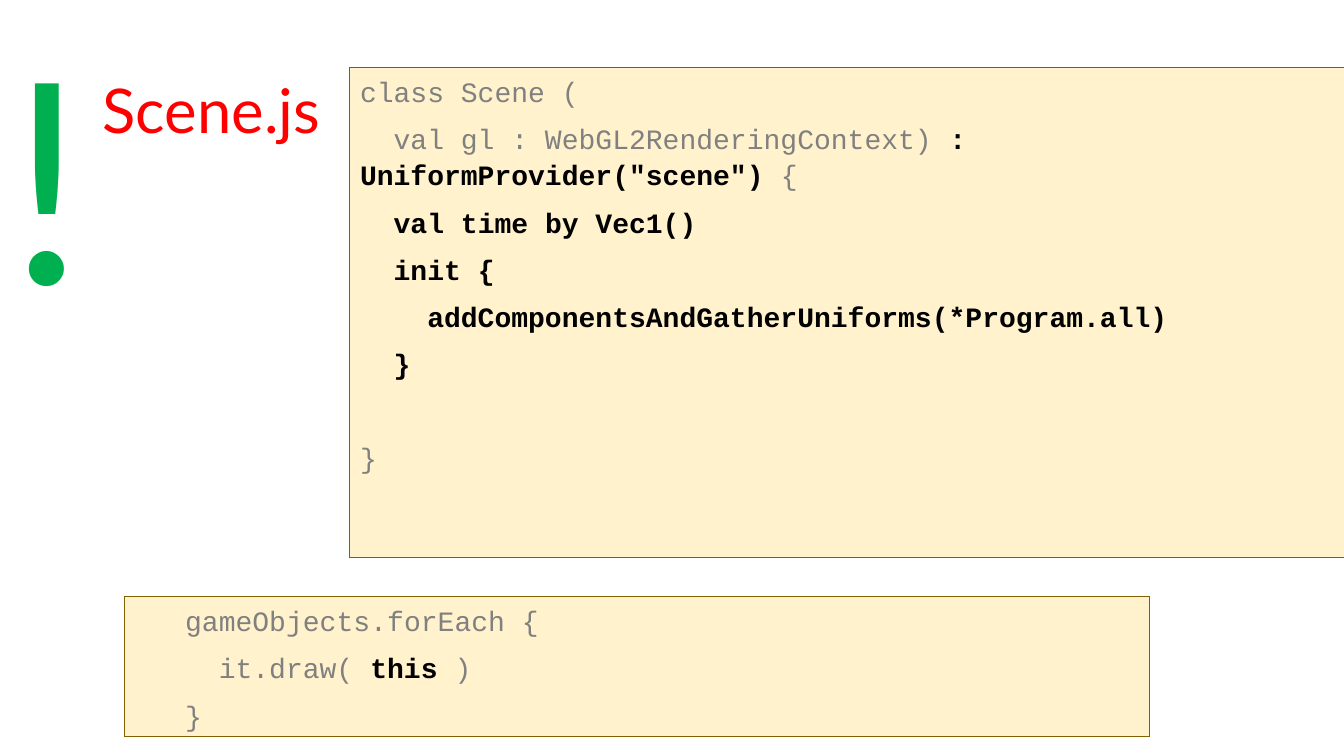
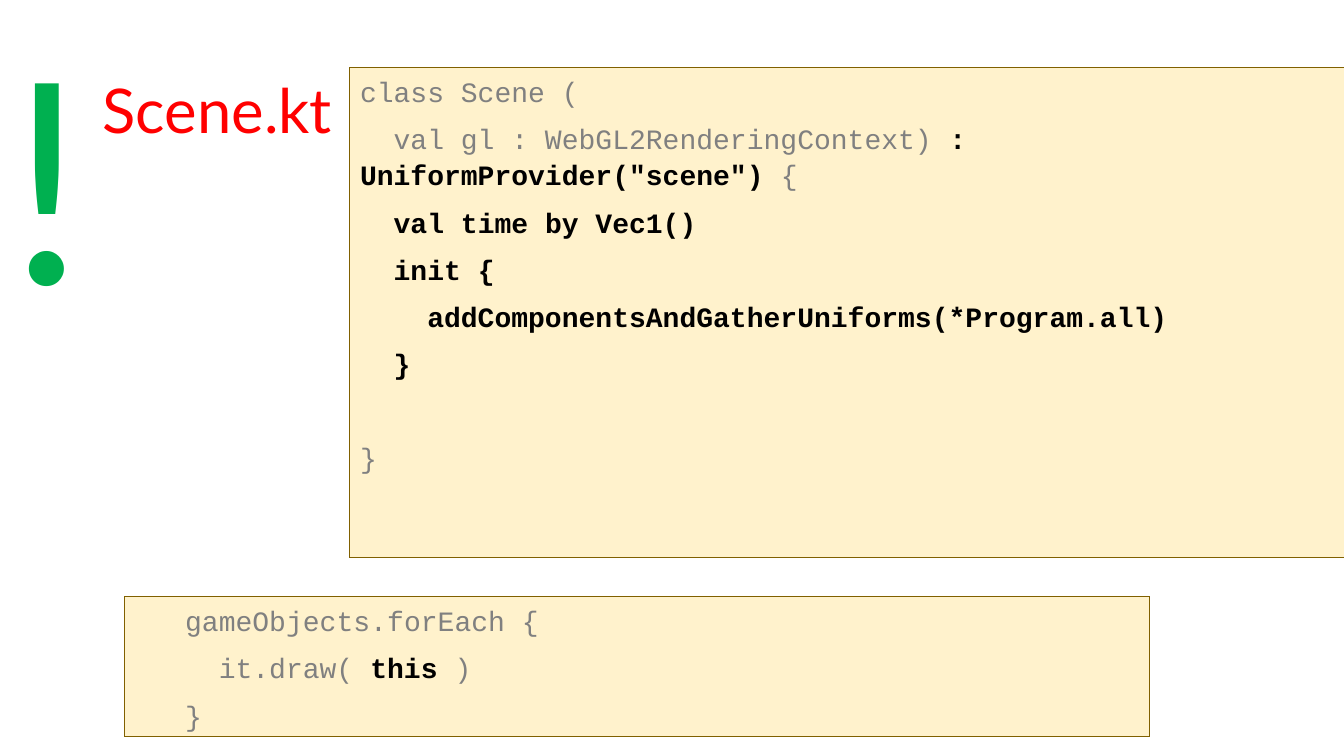
Before and after one commit to szecsi/kogfactory, a slide deck: slide 40 of projects/kog.020.030-gom/aitcg070 - Game Object Model.pptx (slide 41 before the commit). Drawn at 1344x756 pixels with LibreOffice and Linux fonts; fonts in the diff are those of the drawing. Boxes give left, top, right and bottom in pixels: in the first picture for what was removed or moved away, otherwise in the second. Text is boxed around its words. In the diff, an @@ line names an element or a change of style, - is before the commit and + after.

```diff
--- a/projects/kog.020.030-gom/aitcg070 - Game Object Model.pptx
+++ b/projects/kog.020.030-gom/aitcg070 - Game Object Model.pptx
@@ title at box(102, 87, 332, 134): text changed @@
-Scene.js
+Scene.kt
```
Also in this commit, not shown: 6 other slides changed, 1 slide removed, 1 other file.
